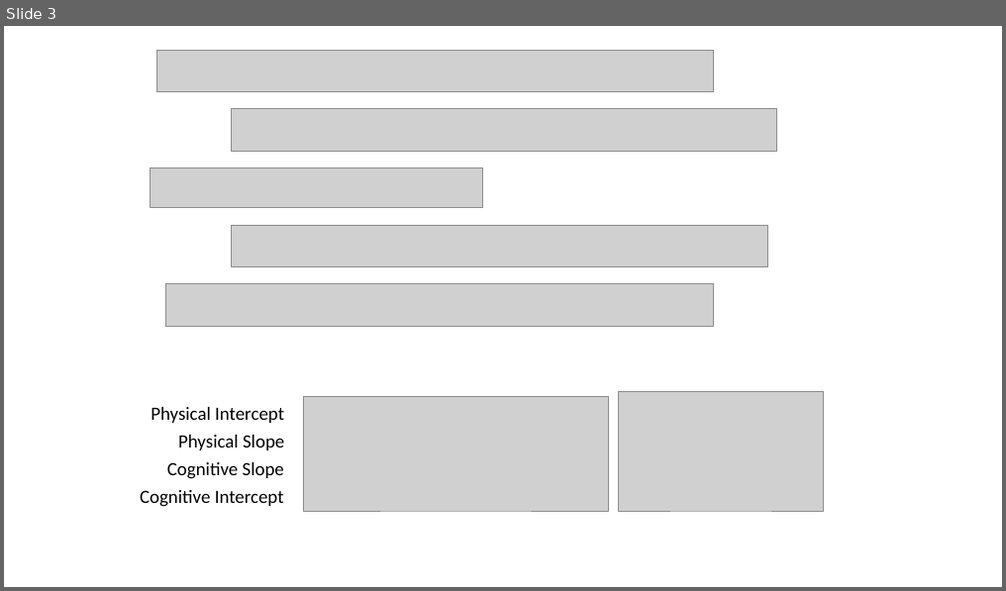
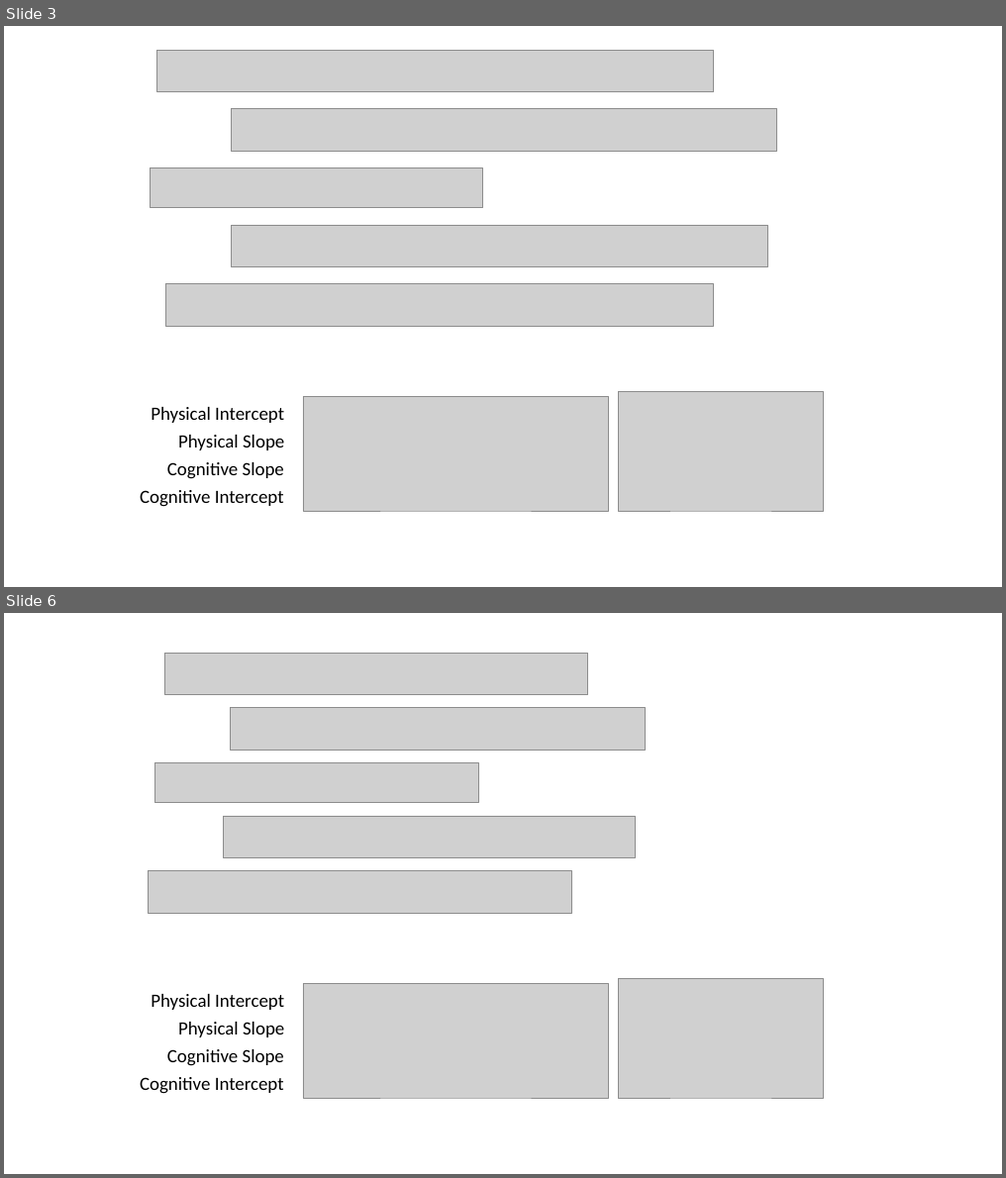
Before and after one commit to IALSA/IALSA-2015-Portland, a slide deck: libs/materials/naming_convention.pptx. Shown one above the other, each under a label of ours: slide 3 before the commit, slides 3 and 6 after it; the slides between them are not shown. The pictures are 1006x591 and 1006x1178 pixels, drawn with LibreOffice and Linux fonts; fonts in the diff are those of the drawing; grey boxes stand for pictures. Boxes give left, top, right and bottom in pixels: in the first picture for what was removed or moved away, otherwise in the second. Text is boxed around its words. In the diff, an @@ line names an element or a change of style, - is before the commit and + after.

```diff
--- a/libs/materials/naming_convention.pptx
+++ b/libs/materials/naming_convention.pptx
@@ slide 6 added at <box>4,613,1002,1174</box>, background #FFFFFF @@
@@ group added at <box>148,653,645,913</box>: 5 pictures @@
@@ group added at <box>140,978,824,1098</box>: 4 texts, 2 pictures @@
+Physical Intercept
+Physical Slope
+Cognitive Intercept
+Cognitive Slope
```
Also in this commit, not shown: 2 slides changed, 2 other slides added, 6 other files.
